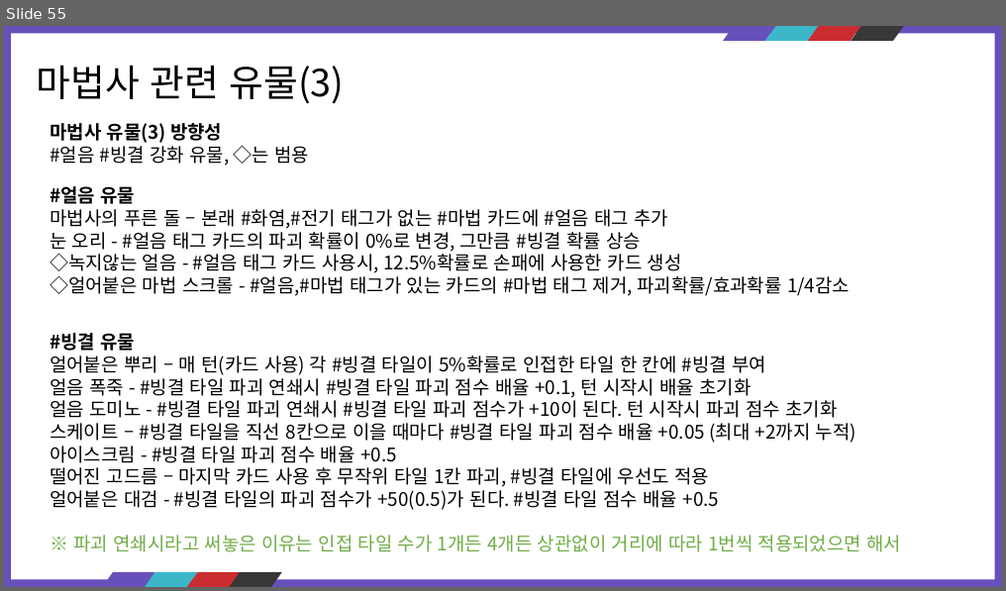
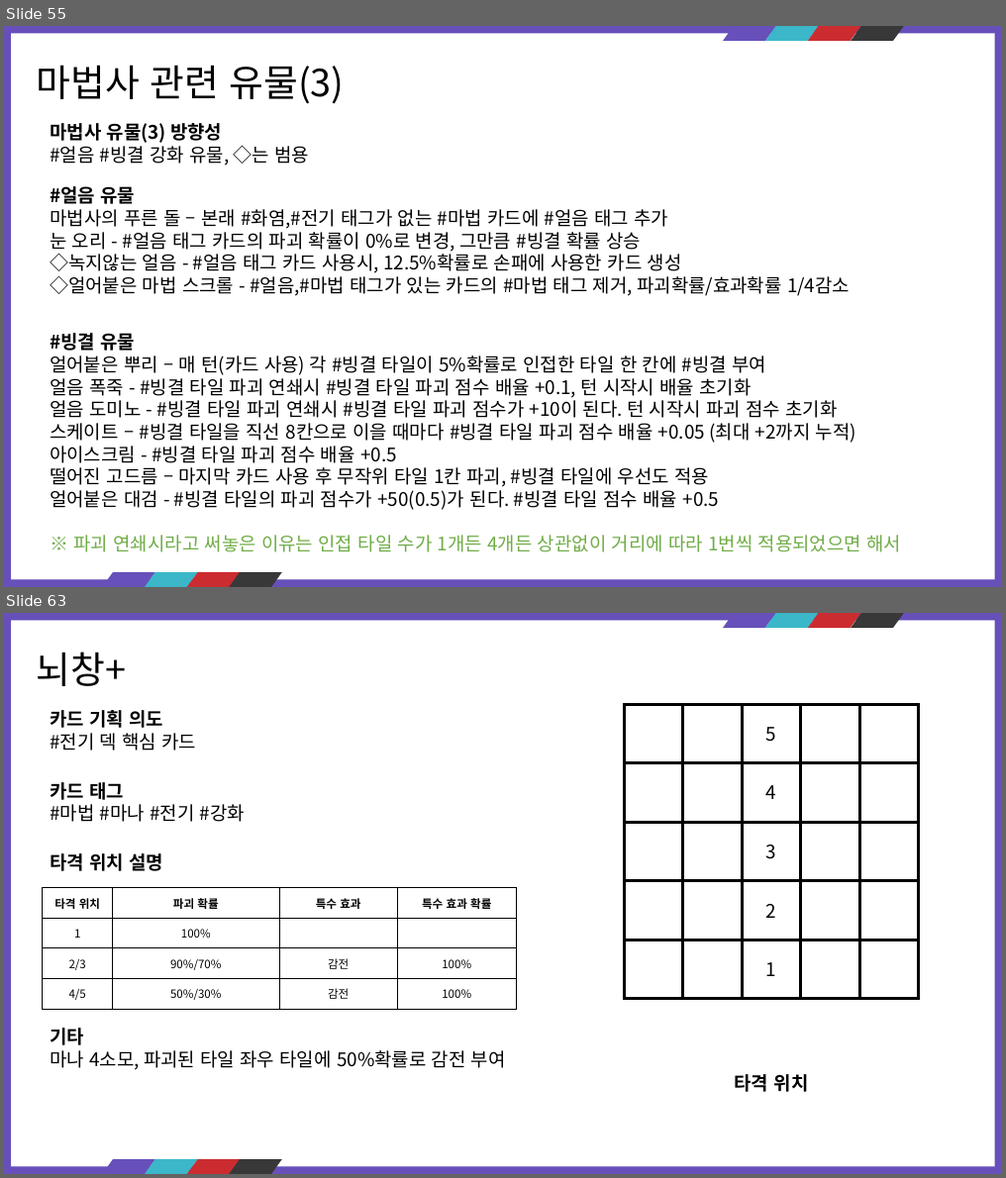
Before and after one commit to kauthor/FluffyDisdog, a slide deck: Plan/기획서/마법사.pptx. Shown one above the other, each under a label of ours: slide 55 before the commit, slides 55 and 63 after it; the slides between them are not shown. The pictures are 1006x591 and 1006x1178 pixels, drawn with LibreOffice and Linux fonts; fonts in the diff are those of the drawing. Boxes give left, top, right and bottom in pixels: in the first picture for what was removed or moved away, otherwise in the second. Text is boxed around its words. In the diff, an @@ line names an element or a change of style, - is before the commit and + after.

Commit message:
마법사 전격/3속

```diff
--- a/Plan/기획서/마법사.pptx
+++ b/Plan/기획서/마법사.pptx
@@ slide 63 added at (x1=4, y1=613, x2=1002, y2=1174), background #6750BA; not listed: 9 template elements that a slide beside it also shows @@
@@ text added at (x1=37, y1=652, x2=127, y2=686), 36 pt, text #000000 @@
+뇌창+
@@ text added at (x1=50, y1=710, x2=197, y2=751), 18 pt, text #000000 @@
+카드 기획 의도
+#전기 덱 핵심 카드
@@ rectangle added at (x1=624, y1=704, x2=919, y2=999), fill #FFFFFF, outline #000000 3 pt @@
@@ rectangle added at (x1=624, y1=704, x2=683, y2=763), fill #FFFFFF, outline #000000 3 pt @@
@@ rectangle added at (x1=683, y1=704, x2=743, y2=763), fill #FFFFFF, outline #000000 3 pt @@
@@ rectangle added at (x1=743, y1=704, x2=801, y2=763), fill #FFFFFF, outline #000000 3 pt, 18 pt, text #000000 @@
+5
@@ rectangle added at (x1=801, y1=704, x2=860, y2=763), fill #FFFFFF, outline #000000 3 pt @@
@@ rectangle added at (x1=859, y1=704, x2=919, y2=763), fill #FFFFFF, outline #000000 3 pt @@
@@ text added at (x1=50, y1=782, x2=245, y2=822), 18 pt, text #000000 @@
+카드 태그
+#마법 #마나 #전기 #강화
@@ rectangle added at (x1=624, y1=763, x2=683, y2=823), fill #FFFFFF, outline #000000 3 pt @@
@@ rectangle added at (x1=683, y1=763, x2=743, y2=823), fill #FFFFFF, outline #000000 3 pt @@
@@ rectangle added at (x1=743, y1=763, x2=801, y2=823), fill #FFFFFF, outline #000000 3 pt, 18 pt, text #000000 @@
+4
@@ rectangle added at (x1=801, y1=763, x2=860, y2=823), fill #FFFFFF, outline #000000 3 pt @@
@@ rectangle added at (x1=859, y1=763, x2=919, y2=823), fill #FFFFFF, outline #000000 3 pt @@
@@ rectangle added at (x1=624, y1=822, x2=683, y2=881), fill #FFFFFF, outline #000000 3 pt @@
@@ rectangle added at (x1=683, y1=822, x2=743, y2=881), fill #FFFFFF, outline #000000 3 pt @@
@@ rectangle added at (x1=743, y1=823, x2=801, y2=881), fill #FFFFFF, outline #000000 3 pt, 18 pt, text #000000 @@
+3
@@ rectangle added at (x1=801, y1=822, x2=860, y2=881), fill #FFFFFF, outline #000000 3 pt @@
@@ rectangle added at (x1=859, y1=822, x2=919, y2=881), fill #FFFFFF, outline #000000 3 pt @@
@@ text added at (x1=50, y1=854, x2=163, y2=871), 18 pt, text #000000, bold @@
+타격 위치 설명
@@ table added at (x1=43, y1=888, x2=516, y2=1009), 4 rows, 4 columns @@
+타격 위치 | 파괴 확률 | 특수 효과 | 특수 효과 확률
+1 | 100% |  | 
+2/3 | 90%/70% | 감전 | 100%
+4/5 | 50%/30% | 감전 | 100%
@@ rectangle added at (x1=624, y1=881, x2=683, y2=940), fill #FFFFFF, outline #000000 3 pt @@
@@ rectangle added at (x1=683, y1=881, x2=743, y2=940), fill #FFFFFF, outline #000000 3 pt @@
@@ rectangle added at (x1=743, y1=881, x2=801, y2=940), fill #FFFFFF, outline #000000 3 pt, 18 pt, text #000000 @@
+2
@@ rectangle added at (x1=801, y1=881, x2=860, y2=940), fill #FFFFFF, outline #000000 3 pt @@
@@ rectangle added at (x1=859, y1=881, x2=919, y2=940), fill #FFFFFF, outline #000000 3 pt @@
@@ rectangle added at (x1=624, y1=940, x2=683, y2=999), fill #FFFFFF, outline #000000 3 pt @@
@@ rectangle added at (x1=683, y1=940, x2=743, y2=999), fill #FFFFFF, outline #000000 3 pt @@
@@ rectangle added at (x1=743, y1=940, x2=801, y2=999), fill #FFFFFF, outline #000000 3 pt, 18 pt, text #000000 @@
+1
@@ rectangle added at (x1=801, y1=940, x2=860, y2=999), fill #FFFFFF, outline #000000 3 pt @@
@@ rectangle added at (x1=859, y1=940, x2=919, y2=999), fill #FFFFFF, outline #000000 3 pt @@
@@ text added at (x1=50, y1=1028, x2=506, y2=1070), 18 pt, text #000000 @@
+기타
+마나 4소모, 파괴된 타일 좌우 타일에 50%확률로 감전 부여
@@ text added at (x1=735, y1=1074, x2=809, y2=1092), 18 pt, text #000000, bold @@
+타격 위치
```
Also in this commit, not shown: 1 slide changed, 13 other slides added.
